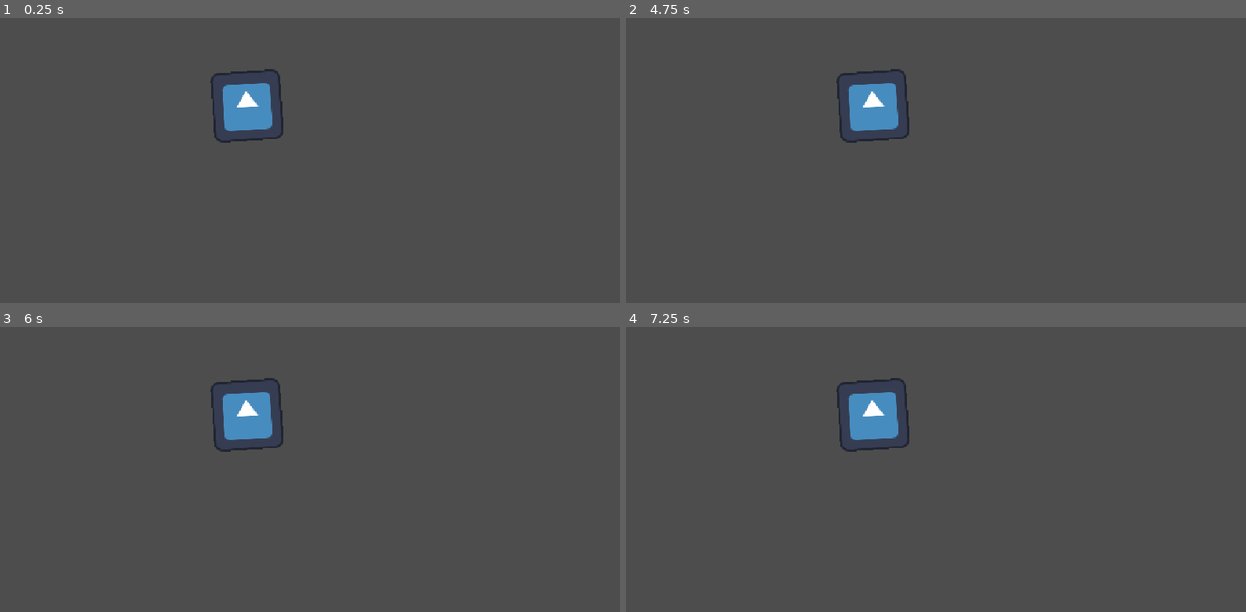
Above: before the commit, frames 1-4 (two rows, left to right).
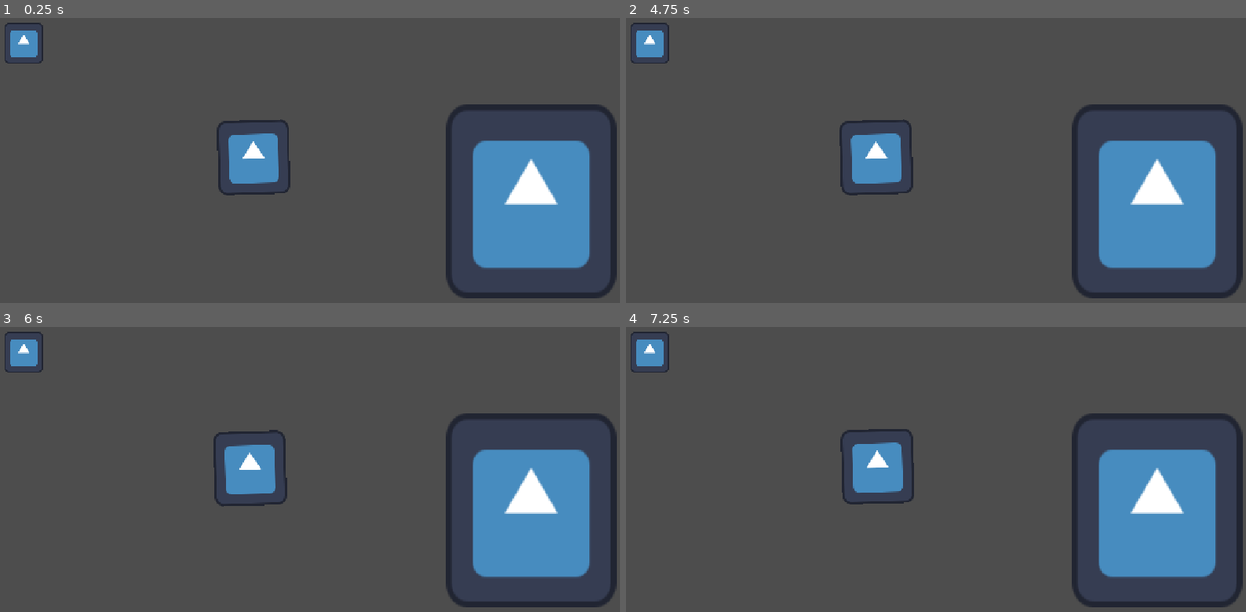
Above: after the commit, the same moments.

Repository: Ashley-hash386/Coursgodot
Game: Godot game, scene res://scene-main.tscn
The game is run twice, just before and just after one commit, with the same random seed, the same clock (stepped at 60 frames per second) and the same inputs. The engine's default icon, where the game draws it, is replaced by a stand-in: a white triangle on a blue panel in a dark square.
Inputs:
- Up to frame 1 (0.25 s): no input
- Up to frame 2 (4.75 s): tap Enter at 0.5, 2.75 s; hold D (move_right_action) 0.53-1.28 s; tap Space at 1.25, 3.5 s; hold S (move_down_action) 1.28-2.03 s; hold D (move_right_action) 2.03-2.78 s; hold W (move_up_action) 2.78-3.53 s; hold A (move_left_action) from 3.53 s (still down)
- Up to frame 3 (6 s): release A (move_left_action) at 5.03 s; hold S (move_down_action) 5.03-5.78 s; hold D (move_right_action) from 5.78 s (still down)
- Up to frame 4 (7.25 s): release D (move_right_action) at 6.53 s; hold W (move_up_action) from 6.53 s (still down)

The runs differ from the first frame. In frame 1, 15% of the frame differs, in the area x 0-100%, y 1-99%; in frame 2, 15%; in frame 3, 15%; in frame 4, 15%.
Error before the commit: Parse Error: Identifier "d" not declared in the current scope. (res://scipt/character2D.gd:14)

Commit message:
projectille
on a essayer de faire un projectille et faire bouger un sprite

Diff:
--- a/character_2d.tscn
+++ b/character_2d.tscn
@@ -3,10 +3,21 @@
 [ext_resource type="Script" uid="uid://bqjeqev2vbgt2" path="res://scipt/character2D.gd" id="1_y2pml"]
 [ext_resource type="Texture2D" uid="uid://bda2gkis7f3jn" path="res://icon.svg" id="2_k8one"]
 
-[node name="character2D" type="Node2D" unique_id=264670436]
+[sub_resource type="RectangleShape2D" id="RectangleShape2D_kvad8"]
+size = Vector2(131.16006, 137.61021)
+
+[node name="character2D" type="CharacterBody2D" unique_id=1077266361]
 rotation = -0.06806784
 script = ExtResource("1_y2pml")
 metadata/_custom_type_script = "uid://bqjeqev2vbgt2"
 
 [node name="Sprite2D" type="Sprite2D" parent="." unique_id=926552268]
+position = Vector2(581.38086, 355.67792)
+rotation = 0.06632251
+scale = Vector2(1.031289, 1.0650095)
 texture = ExtResource("2_k8one")
+
+[node name="CollisionShape2D" type="CollisionShape2D" parent="." unique_id=1561604787]
+position = Vector2(581.15466, 355.7095)
+rotation = 0.055850536
+shape = SubResource("RectangleShape2D_kvad8")
--- a/project.godot
+++ b/project.godot
@@ -51,6 +51,12 @@
 ]
 }
 
+[layer_names]
+
+2d_render/layer_1="player"
+2d_render/layer_2="obstacle"
+2d_render/layer_3="projectille"
+
 [physics]
 
 3d/physics_engine="Jolt Physics"
--- /dev/null
+++ b/projectille_2d.tscn
@@ -0,0 +1,23 @@
+[gd_scene format=3 uid="uid://b3spll5w4dr3m"]
+
+[ext_resource type="Script" uid="uid://bak786ax08vjl" path="res://script.projectille.gd" id="1_r7dse"]
+[ext_resource type="Texture2D" uid="uid://bda2gkis7f3jn" path="res://icon.svg" id="2_7yk7r"]
+
+[sub_resource type="RectangleShape2D" id="RectangleShape2D_n8koi"]
+size = Vector2(0.17998533, 3.1035967)
+
+[node name="Projectille2D" type="CharacterBody2D" unique_id=794378675]
+position = Vector2(64, 236)
+scale = Vector2(166.34459, 38.24556)
+script = ExtResource("1_r7dse")
+metadata/_custom_type_script = "uid://bak786ax08vjl"
+
+[node name="Sprite2D" type="Sprite2D" parent="." unique_id=2066599645]
+scale = Vector2(-0.0033311755, 0.01518929)
+texture = ExtResource("2_7yk7r")
+
+[node name="CollisionShape2D" type="CollisionShape2D" parent="." unique_id=1509286211]
+position = Vector2(0, -0.026146889)
+scale = Vector2(2.4716442, -0.6318515)
+shape = SubResource("RectangleShape2D_n8koi")
+debug_color = Color(0.93710715, 1.6942024e-05, 0.6314924, 0.41960785)
--- a/scene-main.tscn
+++ b/scene-main.tscn
@@ -1,9 +1,30 @@
 [gd_scene format=3 uid="uid://df52i304skyve"]
 
 [ext_resource type="PackedScene" uid="uid://d0jy5itrhop0y" path="res://character_2d.tscn" id="1_katkl"]
+[ext_resource type="Texture2D" uid="uid://bda2gkis7f3jn" path="res://icon.svg" id="2_0fr3r"]
+[ext_resource type="PackedScene" uid="uid://b3spll5w4dr3m" path="res://projectille_2d.tscn" id="3_daydx"]
+
+[sub_resource type="RectangleShape2D" id="RectangleShape2D_kvad8"]
+size = Vector2(132.5, 138.75)
 
 [node name="Node2D" type="Node2D" unique_id=1230636285]
 
 [node name="character2D2" parent="." unique_id=264670436 instance=ExtResource("1_katkl")]
-position = Vector2(468, 206)
-progress = null
+position = Vector2(1.0000305, 1.0000153)
+rotation = -0.09424778
+collision_layer = 0
+
+[node name="StaticBody2D" type="StaticBody2D" parent="." unique_id=1224550404]
+
+[node name="CollisionShape2D" type="CollisionShape2D" parent="StaticBody2D" unique_id=1649552072]
+position = Vector2(614, 300.625)
+shape = SubResource("RectangleShape2D_kvad8")
+debug_color = Color(0.9475854, 0.106040694, 0.5126552, 0.41960785)
+
+[node name="Sprite2D2" type="Sprite2D" parent="StaticBody2D/CollisionShape2D" unique_id=33337508]
+position = Vector2(375.00012, 80.375)
+scale = Vector2(2.4375002, 2.7812505)
+texture = ExtResource("2_0fr3r")
+
+[node name="Projectille2D" parent="." unique_id=794378675 instance=ExtResource("3_daydx")]
+position = Vector2(58, 91)
--- a/scipt/character2D.gd
+++ b/scipt/character2D.gd
@@ -1,34 +1,38 @@
 class_name character2D
-extends Node2D
+extends CharacterBody2D
+@export var progress : float = 1
+@export var speed : float = 5.0
 
-@export var progress : float = 1
 
-# Called when the node enters the scene tree for the first time.
 func _ready() -> void:
 	pass # Replace with function body.
 
 # Called every frame. 'delta' is the elapsed time since the previous frame.
 func _process(delta: float) -> void:
-	rotate(deg_to_rad(90*delta))
-
-	position(d)
-
-
-
+	move_and_slide()
+	pass
+	#rotate(deg_to_rad(90*delta))
 
 func _input(event: InputEvent) -> void:
-	if event.is_action_pressed("move_up_action"):
-		print("up")
+	if event.is_action("move_up_action"):
+		if event.is_pressed():
+			velocity.y = -speed
+		else : velocity.y = 0
 
-	if event.is_action_pressed("move_down_action"):
-		print("down")
+	elif event.is_action("move_down_action"):
+		if event.is_pressed():
+			velocity.y = speed
+		else : velocity.y = 0
 
-	if event.is_action_pressed("move_left_action") :
-		print("left")
+	if event.is_action("move_left_action"):
+		if event.is_pressed():
+			velocity.x = -speed
+		else : velocity.x = 0
 
-	if event.is_action_pressed("move_right_action"):
-		print("right")
-
+	elif event.is_action("move_right_action"):
+		if event.is_pressed():
+			velocity.x = speed
+		else : velocity.x = 0
 
 
 	#if event is InputEventJoypadButton && event.is_action_pressed("move_up_action") :
--- /dev/null
+++ b/script.projectille.gd
@@ -0,0 +1,9 @@
+class_name Projectille2D
+extends CharacterBody2D
+const SPEED = 300.0
+
+func ready() -> void:
+	velocity = Vector2.RIGHT * SPEED
+
+func _physics_process(delta: float) -> void:
+	move_and_slide()
Not shown, added: script.projectille.gd.uid
